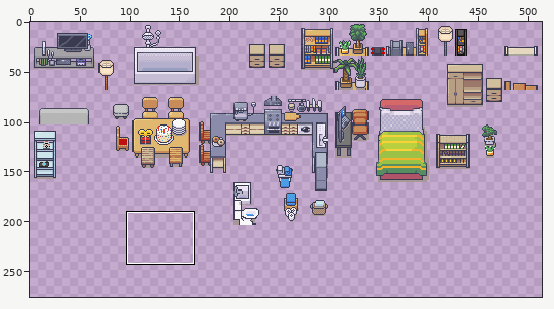
Two versions of one sprite sheet, tiles/Furniture.png. The picture above shows the old version from afar; the outline marks the close-up.
Close-up. Before the commit:
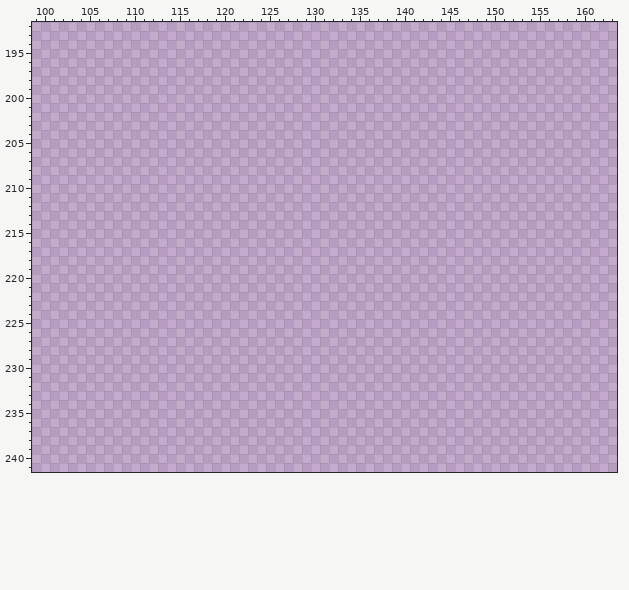
The file is 544x544 pixels. Colours within 5 levels of each other are drawn and written as one. Shown: x 99..163, y 192..241. The wide view leaves out empty margins. The commit also changed other parts of the picture, which this record leaves out.
After:
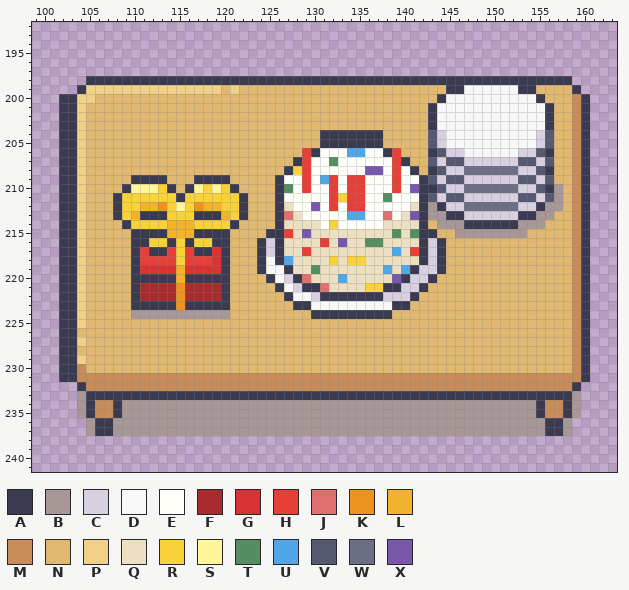
Palette (. is transparent): A #3a3a50  B #a79796  C #d8d0e0  D #f8f8f8  E #fffff9  F #a82b2d  G #d93232  H #e63f38  J #e07070  K #ed931e  L #f2b22b  M #c78c59  N #e0b870  P #f1d188  Q #ede0c2  R #f8d239  S #fff59a  T #568d61  U #50a7e8  V #565972  W #6c6e85  X #7758ab
Change:
Changed rows in their new state; - is an unchanged pixel.
first column x 102:
198 ---AAAAAAAAAAAAAAAAAAAAAAAAAAAAAAAAAAAAAAAAAAAAAAAAAAAAAA--
199 --APPPPPPPPPPPPPPPNPNNNNNNNNNNNNNNNNNNNNNNNAADDDDDDAANNNNA-
200 AAPPNNNNNNNNNNNNNNNNNNNNNNNNNNNNNNNNNNNNNNADDDDDDDDDDANNNMA
201 AAPNNNNNNNNNNNNNNNNNNNNNNNNNNNNNNNNNNNNNNADDDDDDDDDDDDANNMA
202 AAPNNNNNNNNNNNNNNNNNNNNNNNNNNNNNNNNNNNNNNADDDDDDDDDDDDANNMA
203 AAPNNNNNNNNNNNNNNNNNNNNNNNNNNNNNNNNNNNNNNADDDDDDDDDDDDANNMA
204 AAPNNNNNNNNNNNNNNNNNNNNNNNNNNAAAAAAANNNNNVCDDDDDDDDDDCVNNMA
205 AAPNNNNNNNNNNNNNNNNNNNNNNNNNNAAAAAAANNNNNVCDDDDDDDDDDCVNNMA
206 AAPNNNNNNNNNNNNNNNNNNNNNNNNHAEEEUUEEAHNNNAVCCDDDDDDCCVANNMA
207 AAPNNNNNNNNNNNNNNNNNNNNNNNAHEETEEEEEEHANNVCVVCCCCCCVVCVNNMA
208 AAPNNNNNNNNNNNNNNNNNNNNNNARHEEEEEEXXEHEANAVCCWWWWWWCCVANNMA
209 AAPNNNNNAAAANNNAAAANNNNNAEEHEUHEHHEEEHEEAVCVVCCCCCCVVCVNNMA
210 AAPNNNNASSSRANASRSRANNNNATEHEEHEHHEEEHEXAAVCCWWWWWWCCVABNMA
211 AAPNNNARRRRRRARRRRRRANNNAEEEEEHRHHEETEEEAVCVVCCCCCCVVCVBNMA
212 AAPNNNARRLLKRSRKLLRRANNNAQEEXEHEHHEEEEEQABACCWWWWWWCCABBNMA
213 AAPNNNARLAAARRRAAALRANNNAJQEEEEEUUEEJEQXABBAACCCCCCAABBNNMA
214 AAPNNNNARRRRLLLRRRRANNNNAQQQQEREEEEEQQQQANBBBAAAAAABBBNNNMA
215 AAPNNNNNAAAALLLAAAANNNNAAHQXQQQQQQQQQTQTAANNBBBBBBBBNNNNNMA
216 AAPNNNNNAARRARARRAANNNACAQQQQHQXQQTTQQQQACANNNNNNNNNNNNNNMA
217 AAPNNNNNAHAAHRHAAGANNNACAQQHQQQQQQQQQUQHACANNNNNNNNNNNNNNMA
218 AAPNNNNNAHHHHRHHHGANNNADAUQQQQRQRRQQQQQQACANNNNNNNNNNNNNNMA
219 AAPNNNNNAGGGGLGGGGANNNADDAQQTQQQQQQQUQUACCANNNNNNNNNNNNNNMA
220 AAPNNNNNAAAAALAAAAANNNNADCAJQQQUQQQQQXACCANNNNNNNNNNNNNNNMA
221 AAPNNNNNAFFFFKFFFFANNNNNADCAAJQQQQRRAACCANNNNNNNNNNNNNNNNMA
222 AAPNNNNNAFFFFKFFFFANNNNNNADDCAAAAAAACCCANNNNNNNNNNNNNNNNNMA
223 AAPNNNNNAAAAAKAAAAANNNNNNNAADDDDDDDDDAANNNNNNNNNNNNNNNNNNMA
224 AAPNNNNNBBBBBBBBBBBNNNNNNNNNAAAAAAAAANNNNNNNNNNNNNNNNNNNNMA
225 AAPNNNNNNNNNNNNNNNNNNNNNNNNNNNNNNNNNNNNNNNNNNNNNNNNNNNNNNMA
226 AANNNNNNNNNNNNNNNNNNNNNNNNNNNNNNNNNNNNNNNNNNNNNNNNNNNNNNNMA
227 AAPNNNNNNNNNNNNNNNNNNNNNNNNNNNNNNNNNNNNNNNNNNNNNNNNNNNNNNMA
228 AANNNNNNNNNNNNNNNNNNNNNNNNNNNNNNNNNNNNNNNNNNNNNNNNNNNNNNNMA
229 AAPNNNNNNNNNNNNNNNNNNNNNNNNNNNNNNNNNNNNNNNNNNNNNNNNNNNNNNMA
230 AAMNNNNNNNNNNNNNNNNNNNNNNNNNNNNNNNNNNNNNNNNNNNNNNNNNNNNNNMA
231 AAMMMMMMMMMMMMMMMMMMMMMMMMMMMMMMMMMMMMMMMMMMMMMMMMMMMMMMMMA
232 --AMMMMMMMMMMMMMMMMMMMMMMMMMMMMMMMMMMMMMMMMMMMMMMMMMMMMMMA-
233 --BAAAAAAAAAAAAAAAAAAAAAAAAAAAAAAAAAAAAAAAAAAAAAAAAAAAAAAB-
234 --BAMMABBBBBBBBBBBBBBBBBBBBBBBBBBBBBBBBBBBBBBBBBBBBBBAMMAB-
235 --BAMMABBBBBBBBBBBBBBBBBBBBBBBBBBBBBBBBBBBBBBBBBBBBBBAMMAB-
236 ---BAABBBBBBBBBBBBBBBBBBBBBBBBBBBBBBBBBBBBBBBBBBBBBBBBAAB--
237 ---BAABBBBBBBBBBBBBBBBBBBBBBBBBBBBBBBBBBBBBBBBBBBBBBBBAAB--
